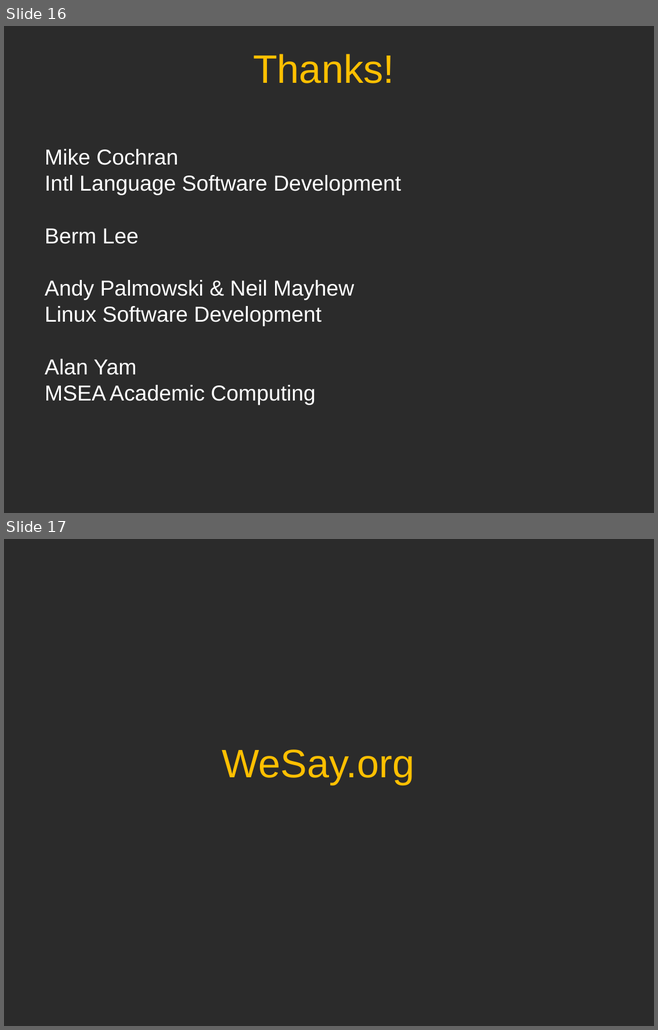
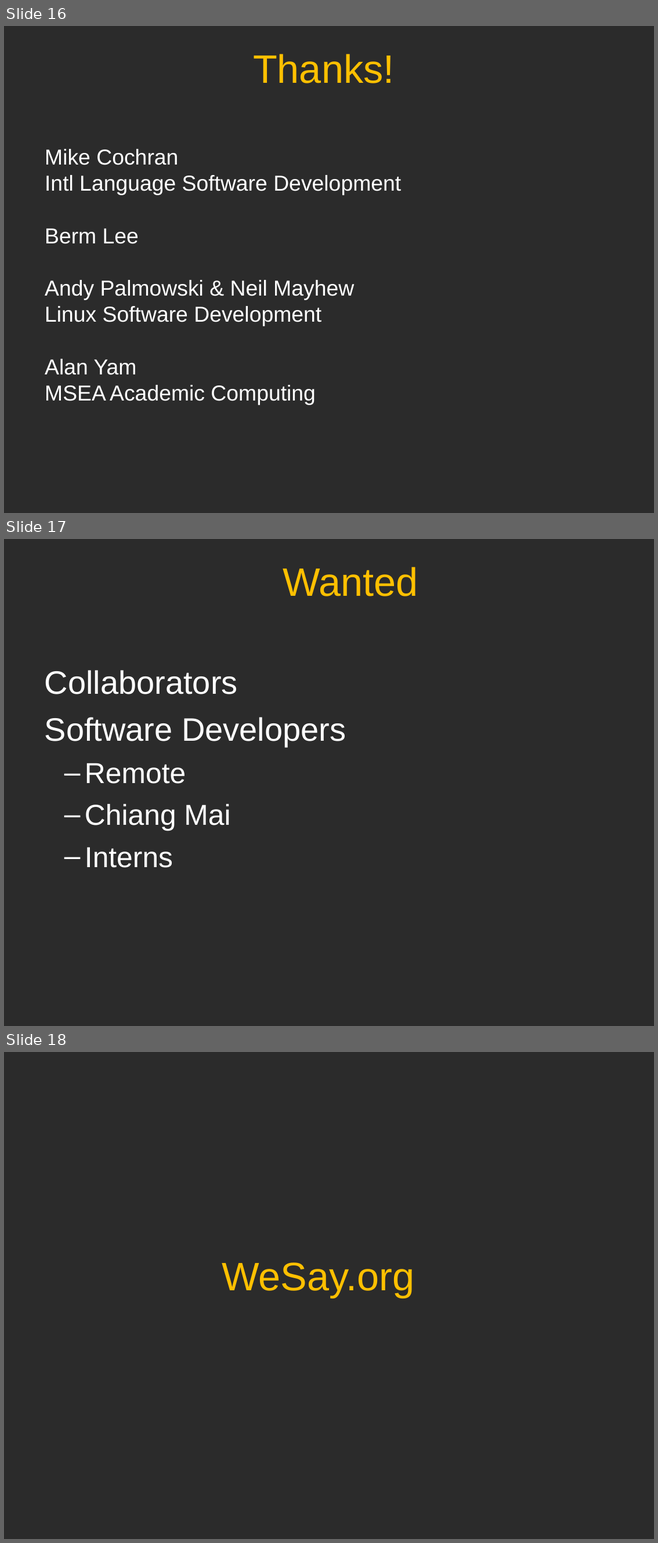
Before and after one commit to sillsdev/wesay, a slide deck: Presentations/CTC2006/V1.ppt. Shown one above the other, each under a label of ours: slides 16 and 17 before the commit, slides 16, 17 and 18 after it. The pictures are 658x1030 and 658x1543 pixels, drawn with LibreOffice and Linux fonts; fonts in the diff are those of the drawing; background and template pictures are left out; a plain dark background stands for a picture behind light text. Boxes give left, top, right and bottom in pixels: in the first picture for what was removed or moved away, otherwise in the second. Text is boxed around its words. In the diff, an @@ line names an element or a change of style, - is before the commit and + after.

```diff
--- a/Presentations/CTC2006/V1.ppt
+++ b/Presentations/CTC2006/V1.ppt
@@ slide 17 added at box(4, 539, 654, 1026), background picture (left out) @@
@@ title added at box(282, 567, 418, 596), 44 pt, text #FFC000 @@
+Wanted
@@ text added at box(45, 670, 346, 868), 36 pt, text #FFFFFF @@
+  Collaborators
+  Software Developers
+  – Remote
+  – Chiang Mai
+  – Interns
@@ what was slide 17 is now slide 18 @@
```
